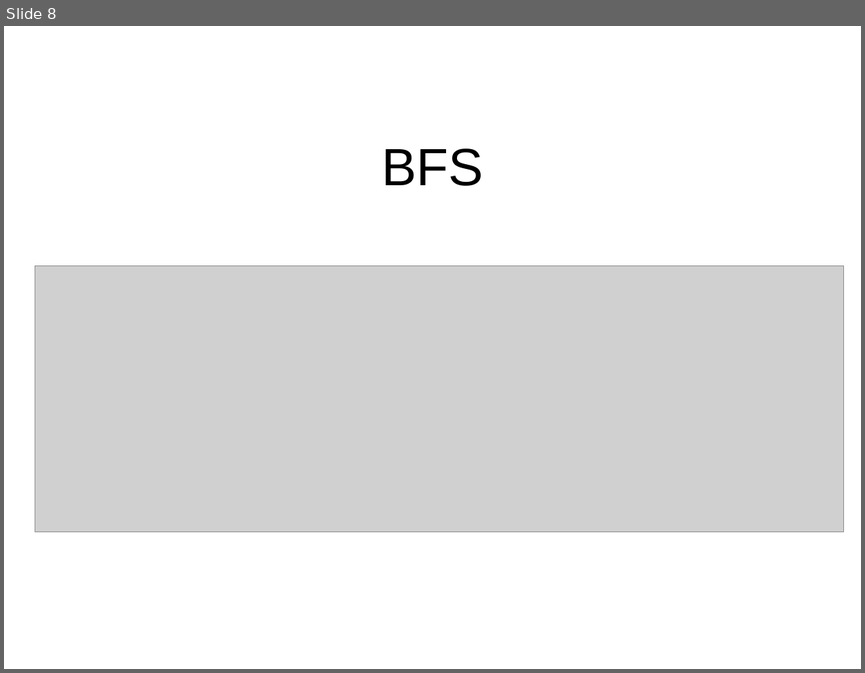
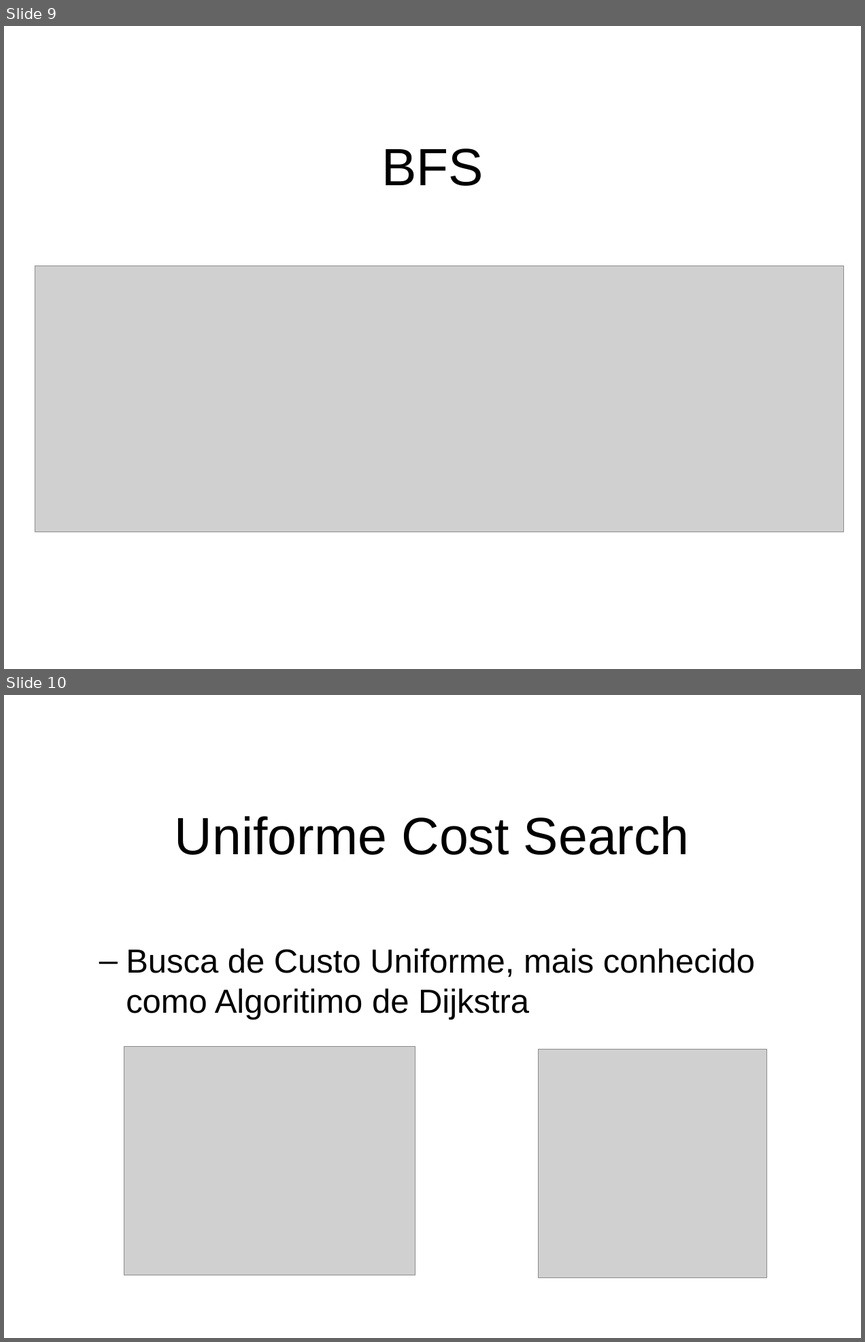
Before and after one commit to RafaelQuirino/SearchingProblems, a slide deck: slides.odp. Shown one above the other, each under a label of ours: slide 8 before the commit, slides 9 and 10 after it. The pictures are 865x673 and 865x1342 pixels, drawn with LibreOffice and Linux fonts; fonts in the diff are those of the drawing; grey boxes stand for pictures; background and template pictures are left out. Boxes give left, top, right and bottom in pixels: in the first picture for what was removed or moved away, otherwise in the second. Text is boxed around its words. In the diff, an @@ line names an element or a change of style, - is before the commit and + after.

Commit message:
Vinicius
Mudanças de leve no texto e nos Slides, Adicionado Uniform-cost Search.

```diff
--- a/slides.odp
+++ b/slides.odp
@@ slide 10 added at (4,695,861,1338), background picture (left out) @@
@@ title added at (175,816,689,855), 44 pt, text #000000 @@
+Uniforme Cost Search
@@ text added at (126,948,755,1019), 28 pt, text #000000 @@
+  – Busca de Custo Uniforme, mais conhecido como Algoritimo de Dijkstra
@@ picture added at (124,1047,415,1275) @@
@@ picture added at (538,1049,766,1278) @@
@@ what was slide 8 is now slide 9 @@
```
Also in this commit, not shown: 1 slide changed, 3 other slides added, 1 slide removed, 1 other file.
